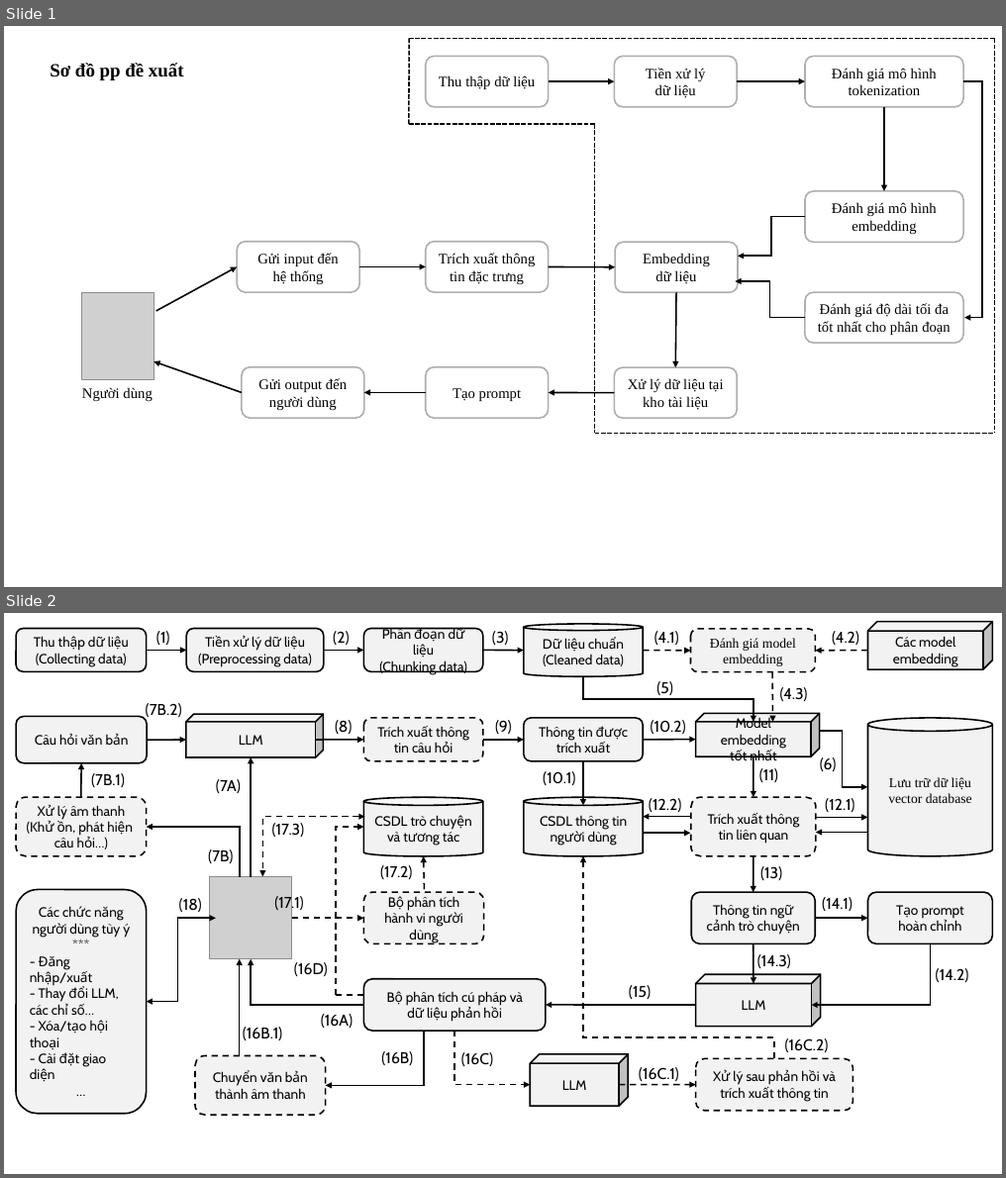
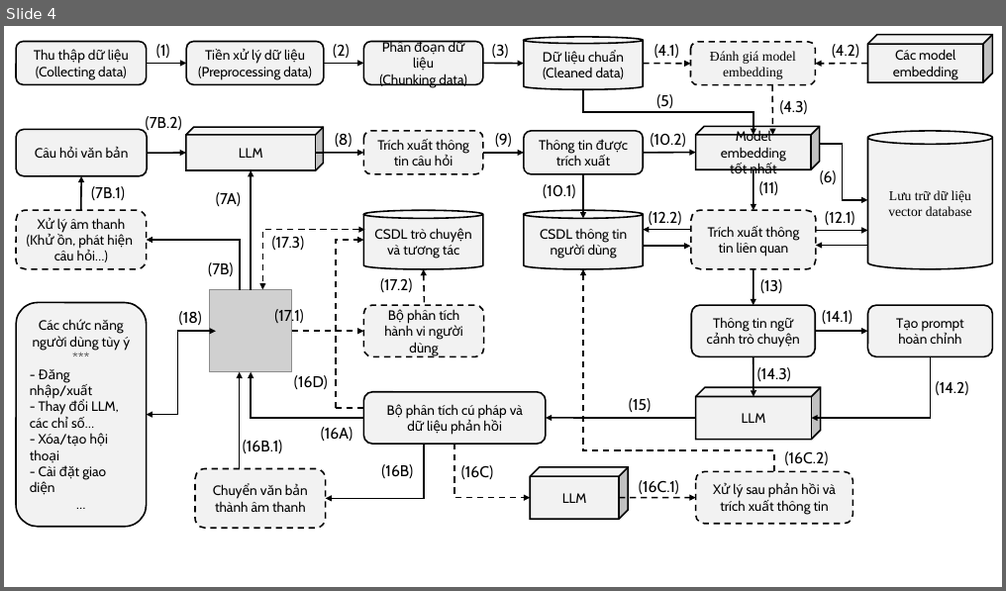
Before and after one commit to ngovanuc/Vietnamese_History_Chatbot, a slide deck: documents/hinh_ve_trong_cao_cao_do_an.pptx. Shown one above the other, each under a label of ours: slides 1 and 2 before the commit, slide 4 after it. The pictures are 1006x1178 and 1006x591 pixels, drawn with LibreOffice and Linux fonts; fonts in the diff are those of the drawing; grey boxes stand for pictures. Boxes give left, top, right and bottom in pixels: in the first picture for what was removed or moved away, otherwise in the second. Text is boxed around its words. In the diff, an @@ line names an element or a change of style, - is before the commit and + after.

```diff
--- a/documents/hinh_ve_trong_cao_cao_do_an.pptx
+++ b/documents/hinh_ve_trong_cao_cao_do_an.pptx
@@ slide 1 removed at (4,26,1002,587), background #FFFFFF @@
@@ line removed from (409, 38) to (409, 124) @@
@@ line removed from (409, 38) to (994, 38) @@
@@ line removed from (994, 38) to (994, 433) @@
@@ text removed at (50,63,184,80) @@
-Sơ đồ pp đề xuất
@@ rounded rectangle removed at (426,56,548,107) @@
-Thu thập dữ liệu
@@ arrow removed from (548, 81) to (614, 81) @@
@@ rounded rectangle removed at (614,56,737,107) @@
-Tiền xử lý
-dữ liệu
@@ arrow removed from (737, 81) to (805, 81) @@
@@ rounded rectangle removed at (805,56,963,107) @@
-Đánh giá mô hình
-tokenization
@@ elbow arrow removed from (963, 81) to (964, 318) @@
@@ arrow removed from (884, 107) to (884, 191) @@
@@ line removed from (409, 124) to (595, 124) @@
@@ line removed from (595, 124) to (595, 433) @@
@@ rounded rectangle removed at (805,191,963,243) @@
-Đánh giá mô hình
-embedding
@@ elbow arrow removed from (805, 217) to (738, 256) @@
@@ rounded rectangle removed at (237,242,359,292) @@
-Gửi input đến
-hệ thống
@@ rounded rectangle removed at (426,242,548,292) @@
-Trích xuất thông tin đặc trưng
@@ rounded rectangle removed at (615,243,738,292) @@
-Embedding
-dữ liệu
@@ picture removed at (82,292,153,380) @@
@@ arrow removed from (156, 311) to (237, 267) @@
@@ arrow removed from (359, 267) to (426, 267) @@
@@ arrow removed from (548, 267) to (615, 267) @@
@@ arrow removed from (676, 292) to (675, 369) @@
@@ elbow arrow removed from (805, 318) to (736, 281) @@
@@ rounded rectangle removed at (805,292,963,343) @@
-Đánh giá độ dài tối đa tốt nhất cho phân đoạn
@@ arrow removed from (242, 393) to (153, 363) @@
@@ rounded rectangle removed at (242,368,364,418) @@
-Gửi output đến người dùng
@@ rounded rectangle removed at (426,368,548,418) @@
-Tạo prompt
@@ rounded rectangle removed at (614,369,737,418) @@
-Xử lý dữ liệu tại
-kho tài liệu
@@ text removed at (82,387,152,401) @@
-Người dùng
@@ arrow removed from (426, 393) to (364, 393) @@
@@ arrow removed from (614, 393) to (548, 393) @@
@@ line removed from (595, 433) to (994, 433) @@
@@ what was slide 2 is now slide 4 @@
```
Also in this commit, not shown: 2 slides changed, 8 slides added, 3 other slides removed, 1 other file.
